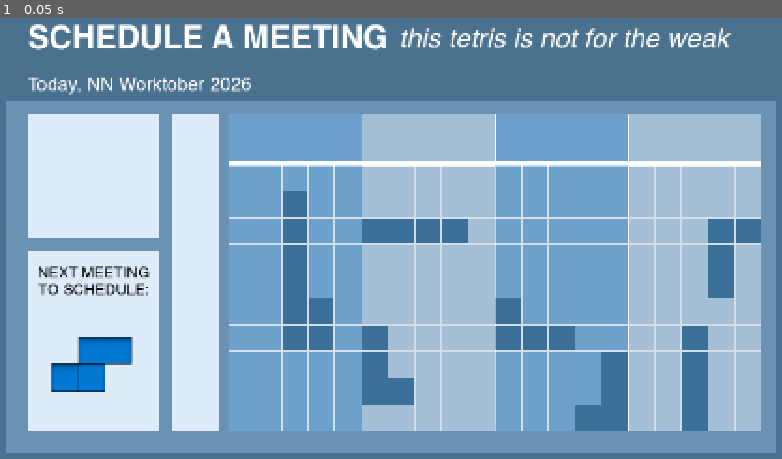
Above: before the commit, frame 1.
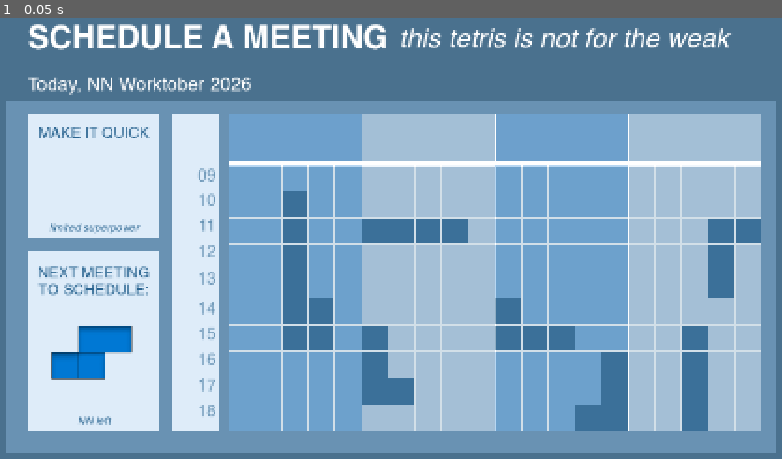
Above: after the commit, the same moment.

Repository: grkovalev/office-game
Game: Godot game, scene res://calendartetris.tscn
Two runs of this game, one before a commit and one after it. Both use one fixed random seed, a clock stepped at 60 frames per second and the inputs below. This scene is started directly instead of the project's main scene.
Inputs:
- Up to frame 1 (0.05 s): no input

The runs differ from the first frame. In frame 1, 1.8% of the frame differs, in the area x 4-28%, y 24-93%.

Commit message:
visual ui changes no script changes

Diff:
--- a/calendartetris.tscn
+++ b/calendartetris.tscn
@@ -90,7 +90,7 @@
 offset_left = 352.0
 offset_top = 280.0
 offset_right = 440.0
-offset_bottom = 875.0
+offset_bottom = 876.0
 size_flags_horizontal = 4
 size_flags_vertical = 4
 texture = SubResource("GradientTexture2D_4w1so")
@@ -166,11 +166,49 @@
 offset_top = 566.0
 offset_right = 328.0
 offset_bottom = 627.0
-theme_override_colors/font_color = Color(0, 0, 0, 1)
+theme_override_colors/font_color = Color(0, 0.27058825, 0.47058824, 0.8235294)
 theme_override_fonts/font = ExtResource("2_5beks")
 theme_override_font_sizes/font_size = 28
 text = "NEXT MEETING TO SCHEDULE:"
 horizontal_alignment = 1
+autowrap_mode = 2
+
+[node name="makeitquick" type="Label" parent="." unique_id=960155255]
+offset_left = 80.0
+offset_top = 304.0
+offset_right = 328.0
+offset_bottom = 365.0
+theme_override_colors/font_color = Color(0, 0.27058825, 0.47058824, 0.8235294)
+theme_override_fonts/font = ExtResource("2_5beks")
+theme_override_font_sizes/font_size = 28
+text = "MAKE IT QUICK"
+horizontal_alignment = 1
+autowrap_mode = 2
+
+[node name="makeitquick_label" type="Label" parent="." unique_id=953766103]
+offset_left = 80.0
+offset_top = 480.0
+offset_right = 328.0
+offset_bottom = 512.0
+theme_override_colors/font_color = Color(0, 0.27058825, 0.47058824, 0.8235294)
+theme_override_fonts/font = ExtResource("2_jwokj")
+theme_override_font_sizes/font_size = 20
+text = "limited superpower"
+horizontal_alignment = 1
+vertical_alignment = 1
+autowrap_mode = 2
+
+[node name="piecesleft" type="Label" parent="." unique_id=1153280029]
+offset_left = 80.0
+offset_top = 840.0
+offset_right = 328.0
+offset_bottom = 875.0
+theme_override_colors/font_color = Color(0, 0.27058825, 0.47058824, 0.8235294)
+theme_override_fonts/font = ExtResource("2_jwokj")
+theme_override_font_sizes/font_size = 20
+text = "NN left"
+horizontal_alignment = 1
+vertical_alignment = 1
 autowrap_mode = 2
 
 [node name="datetext" type="Label" parent="." unique_id=1824845824]
@@ -267,7 +305,7 @@
 polygon = PackedVector2Array(-76.79498, 1.0090332, -27.567444, 0, -27.567505, -49.441956, 21.660034, -50.45099, 21.660095, 1.0090332, 70.887695, 1.0090332, 70.887695, 50.45099, -76.79501, 51.460052)
 
 [node name="spawn_slot_0" type="Node2D" parent="tetromino_lib" unique_id=1397780773]
-position = Vector2(200, 750)
+position = Vector2(200, 728)
 
 [node name="cal_border" type="Line2D" parent="." unique_id=1734831251]
 top_level = true
@@ -292,3 +330,125 @@
 position = Vector2(1200.067, 277.255)
 scale = Vector2(0.99214154, 1)
 points = PackedVector2Array(-750, 96, 258, 96)
+
+[node name="timescale" type="Node2D" parent="." unique_id=2095761498]
+
+[node name="09" type="Label" parent="timescale" unique_id=1430802931]
+offset_left = 392.0
+offset_top = 383.0
+offset_right = 432.0
+offset_bottom = 429.0
+theme_override_colors/font_color = Color(0, 0.27058825, 0.47058824, 0.5411765)
+theme_override_fonts/font = ExtResource("2_5beks")
+theme_override_font_sizes/font_size = 30
+text = "09"
+horizontal_alignment = 2
+autowrap_mode = 2
+
+[node name="10" type="Label" parent="timescale" unique_id=1135834557]
+offset_left = 392.0
+offset_top = 429.0
+offset_right = 432.0
+offset_bottom = 477.0
+theme_override_colors/font_color = Color(0, 0.27058825, 0.47058824, 0.5411765)
+theme_override_fonts/font = ExtResource("2_5beks")
+theme_override_font_sizes/font_size = 30
+text = "10"
+horizontal_alignment = 2
+autowrap_mode = 2
+
+[node name="11" type="Label" parent="timescale" unique_id=859251546]
+offset_left = 392.0
+offset_top = 477.0
+offset_right = 432.0
+offset_bottom = 525.0
+theme_override_colors/font_color = Color(0, 0.27058825, 0.47058824, 0.5411765)
+theme_override_fonts/font = ExtResource("2_5beks")
+theme_override_font_sizes/font_size = 30
+text = "11"
+horizontal_alignment = 2
+autowrap_mode = 2
+
+[node name="12" type="Label" parent="timescale" unique_id=670917275]
+offset_left = 392.0
+offset_top = 525.0
+offset_right = 432.0
+offset_bottom = 573.0
+theme_override_colors/font_color = Color(0, 0.27058825, 0.47058824, 0.5411765)
+theme_override_fonts/font = ExtResource("2_5beks")
+theme_override_font_sizes/font_size = 30
+text = "12"
+horizontal_alignment = 2
+autowrap_mode = 2
+
+[node name="13" type="Label" parent="timescale" unique_id=1025290633]
+offset_left = 392.0
+offset_top = 576.0
+offset_right = 432.0
+offset_bottom = 624.0
+theme_override_colors/font_color = Color(0, 0.27058825, 0.47058824, 0.5411765)
+theme_override_fonts/font = ExtResource("2_5beks")
+theme_override_font_sizes/font_size = 30
+text = "13"
+horizontal_alignment = 2
+autowrap_mode = 2
+
+[node name="14" type="Label" parent="timescale" unique_id=21697479]
+offset_left = 392.0
+offset_top = 632.0
+offset_right = 432.0
+offset_bottom = 680.0
+theme_override_colors/font_color = Color(0, 0.27058825, 0.47058824, 0.5411765)
+theme_override_fonts/font = ExtResource("2_5beks")
+theme_override_font_sizes/font_size = 30
+text = "14"
+horizontal_alignment = 2
+autowrap_mode = 2
+
+[node name="15" type="Label" parent="timescale" unique_id=1195965320]
+offset_left = 392.0
+offset_top = 680.0
+offset_right = 432.0
+offset_bottom = 728.0
+theme_override_colors/font_color = Color(0, 0.27058825, 0.47058824, 0.5411765)
+theme_override_fonts/font = ExtResource("2_5beks")
+theme_override_font_sizes/font_size = 30
+text = "15"
+horizontal_alignment = 2
+autowrap_mode = 2
+
+[node name="16" type="Label" parent="timescale" unique_id=1262723714]
+offset_left = 392.0
+offset_top = 728.0
+offset_right = 432.0
+offset_bottom = 776.0
+theme_override_colors/font_color = Color(0, 0.27058825, 0.47058824, 0.5411765)
+theme_override_fonts/font = ExtResource("2_5beks")
+theme_override_font_sizes/font_size = 30
+text = "16"
+horizontal_alignment = 2
+autowrap_mode = 2
+
+[node name="17" type="Label" parent="timescale" unique_id=580996626]
+offset_left = 392.0
+offset_top = 776.0
+offset_right = 432.0
+offset_bottom = 824.0
+theme_override_colors/font_color = Color(0, 0.27058825, 0.47058824, 0.5411765)
+theme_override_fonts/font = ExtResource("2_5beks")
+theme_override_font_sizes/font_size = 30
+text = "17"
+horizontal_alignment = 2
+autowrap_mode = 2
+
+[node name="18" type="Label" parent="timescale" unique_id=80319507]
+offset_left = 392.0
+offset_top = 824.0
+offset_right = 432.0
+offset_bottom = 872.0
+theme_override_colors/font_color = Color(0, 0.27058825, 0.47058824, 0.5411765)
+theme_override_fonts/font = ExtResource("2_5beks")
+theme_override_font_sizes/font_size = 30
+text = "18"
+horizontal_alignment = 2
+autowrap_mode = 2
